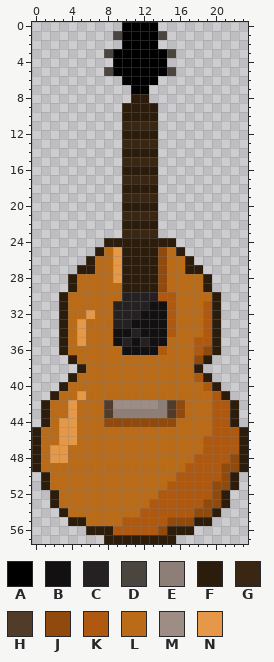
Two states of a pixel-art sprite, images/acousticGuitar.png. Above is the file before it was changed.
The file is 24x58 pixels. Pixels under 10% opacity are left out. Colours within 5 levels of each other are drawn and written as one.
Palette (. is transparent): A #000000  B #121010  C #252122  D #4b4540  E #8d7e77  F #2c1c0c  G #392613  H #503c29  J #914a0e  K #af5810  L #ba6b18  M #9e8d84  N #e59847
The result:
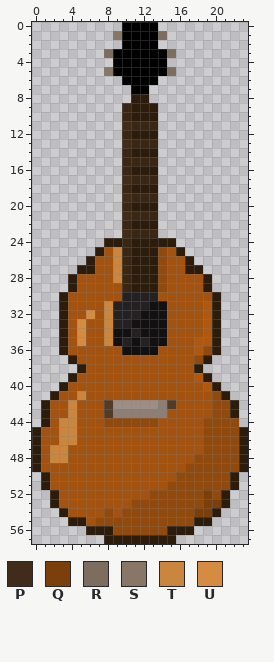
Colours new in this view: P #402c19  Q #7b3f0c  R #7c6d5e  S #887766  T #ca863f  U #d38c41
The exact change:
@@ palette @@
-L #ba6b18
+L #a35210
@@ x 6..17 @@
  0 ....AAAA....
- 1 ...DAAAAD...
+ 1 ...SAAAAR...
  2 ....AAAA....
- 3 ..DAAAAAAD..
+ 3 ..RAAAAAAR..
  4 ...AAAAAA...
- 5 ..DAAAAAAD..
+ 5 ..SAAAAAAR..
  6 ....AAAA....
@@ x 3..17 @@
  8 ........FF.....
- 9 .......FFFF....
-10 .......FFFF....
-11 .......GGGG....
-12 .......FFFF....
-13 .......GGGG....
-14 .......FFFF....
+ 9 .......GFFF....
+10 .......GFFF....
+11 .......PGGG....
+12 .......GFFF....
+13 .......PGGG....
+14 .......GFFF....
 15 .......GGGG....
-16 .......FFFF....
-17 .......GGGG....
-18 .......FFFF....
-19 .......GGGG....
-20 .......FFFF....
-21 .......GGGG....
-22 .......FFFF....
-23 .......GGGG....
-24 .....FFFFFFFF..
-25 ....FLNFFFFJLF.
-26 ...FLLNFFFFJLLF
-27 ..FFLLNFFFFJLLF
-28 .FLLLLNFFFFJLLL
-29 .FLLLLLFFFFJLLL
-30 FLLLLLLCCCCKKLL
-31 FLLLLLCCCCBBKLL
-32 FLLNLLCCCBBBKLL
-33 FLNLLLCCBBBBKLL
-34 FLNLLLBBCBBBKLL
-35 FLNLLLBCBCBBLLL
-36 FLLLLLLBBBBKLLL
+16 .......GFFF....
+17 .......PGGG....
+18 .......GFFF....
+19 .......PGGG....
+20 .......GFFF....
+21 .......PGGG....
+22 .......GFFF....
+23 .......PGGG....
+24 .....FFGFFFFF..
+25 ....FLTGFFFJLF.
+26 ...FLLTGFFFJLLF
+27 ..FFLLTGFFFJLLF
+28 .FLLLLTGFFFJLLL
+29 .FLLLLLGFFFJLLL
+30 FLLLLLLCCCCLLLL
+31 FLLLLTCCCCBBLLL
+32 FLLULTCCCBBBLLL
+33 FLULLTCCBBBBLLL
+34 FLULLTBBCBBBLLL
+35 FLULLTBCBCBBLLL
+36 FLLLLLLBBBBLLLL
 37 .FLLLLLLLLLLLLL
@@ x 0..23 @@
 40 ...FLLLLLLLLLLLLLLLKF...
-41 ..FLLNLLLLLLLLLLLLLLKF..
-42 .FLLNLLLHMMMMMEHJLLLKKF.
-43 .FLLNLLLHEEEEEEHJLLLKKF.
-44 .FLNNLLLJJJJJJJJLLLLKKF.
-45 FLLNNLLLLLLLLLLLLLLLKKKF
-46 FLLNNLLLLLLLLLLLLLLKKKKF
-47 FLNNLLLLLLLLLLLLLLLKKKKF
-48 FLNNLLLLLLLLLLLLLLKKKKJF
-49 FLLLLLLLLLLLLLLLLKKKKJJF
-50 .FLLLLLLLLLLLLLLKKKKKJF.
-51 .FLLLLLLLLLLLLLKKKKKJJF.
-52 ..FLLLLLLLLLLLKKKKKKJF..
-53 ..FLLLLLLLLLLKKKKKKJJF..
-54 ...FLLLLLLLLKKKKKKJJF...
-55 ....FFLLLLKKKKKJJJFF....
-56 ......FFFKKKKKJFFF......
+41 ..FLLTLLLLLLLLLLLLLLJF..
+42 .FLLTLLLHMMMMMEHLLLLJJF.
+43 .FLLTLLLHEEEEEELLLLLJJF.
+44 .FLTTLLLJJJJJJLLLLLJJJJ.
+45 FLLTTLLLLLLLLLLLLLLJJJJF
+46 FLLTTLLLLLLLLLLLLLLJJJJF
+47 FLTTLLLLLLLLLLLLLLLJJJJF
+48 FLTTLLLLLLLLLLLLLLJJJJJF
+49 FLLLLLLLLLLLLLLLLJJJJJJF
+50 .FLLLLLLLLLLLLLLJJJJJJF.
+51 .FLLLLLLLLLLLLLJJJJJJJF.
+52 ..FLLLLLLLLLLJJJJJJQJF..
+53 ..FLLLLLLLLJJJJJJJJQQF..
+54 ...FLLLLJLJJJJJJJJQQF...
+55 ....FFLJJJJJJJJJJJFF....
+56 ......FFFJJJJJJFFF......
 57 ........FFFFFFFF........
